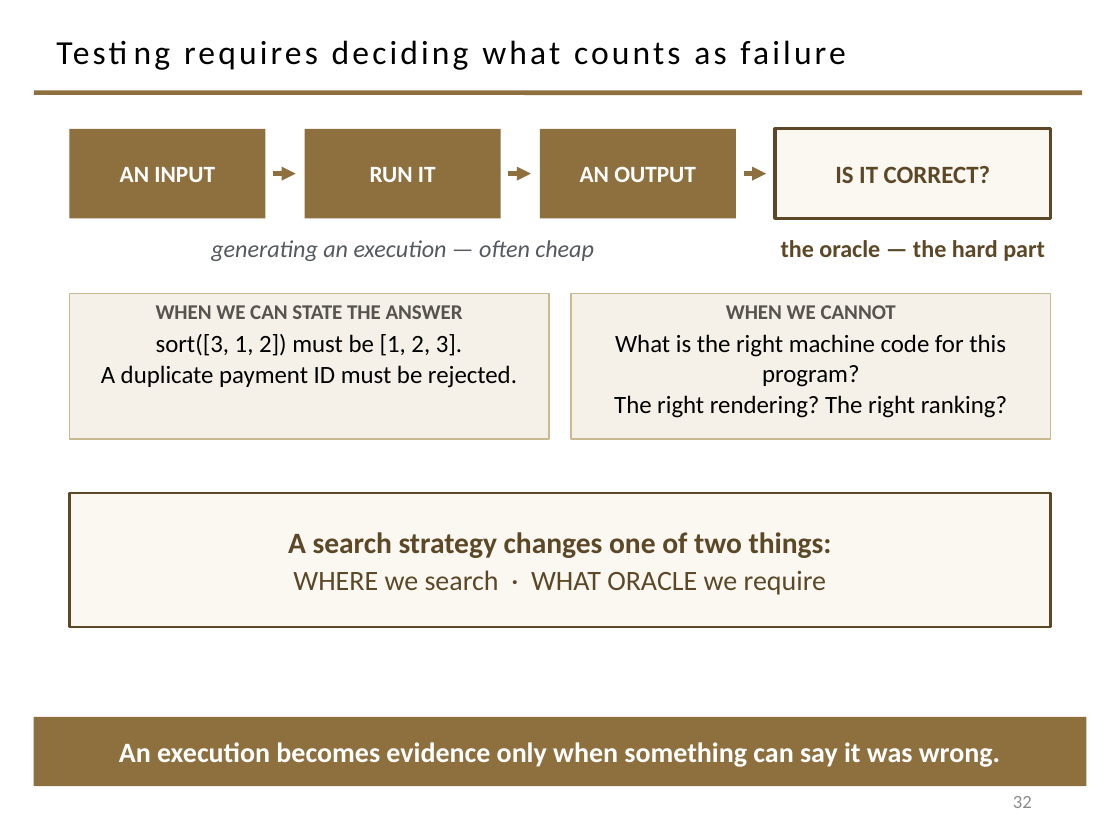
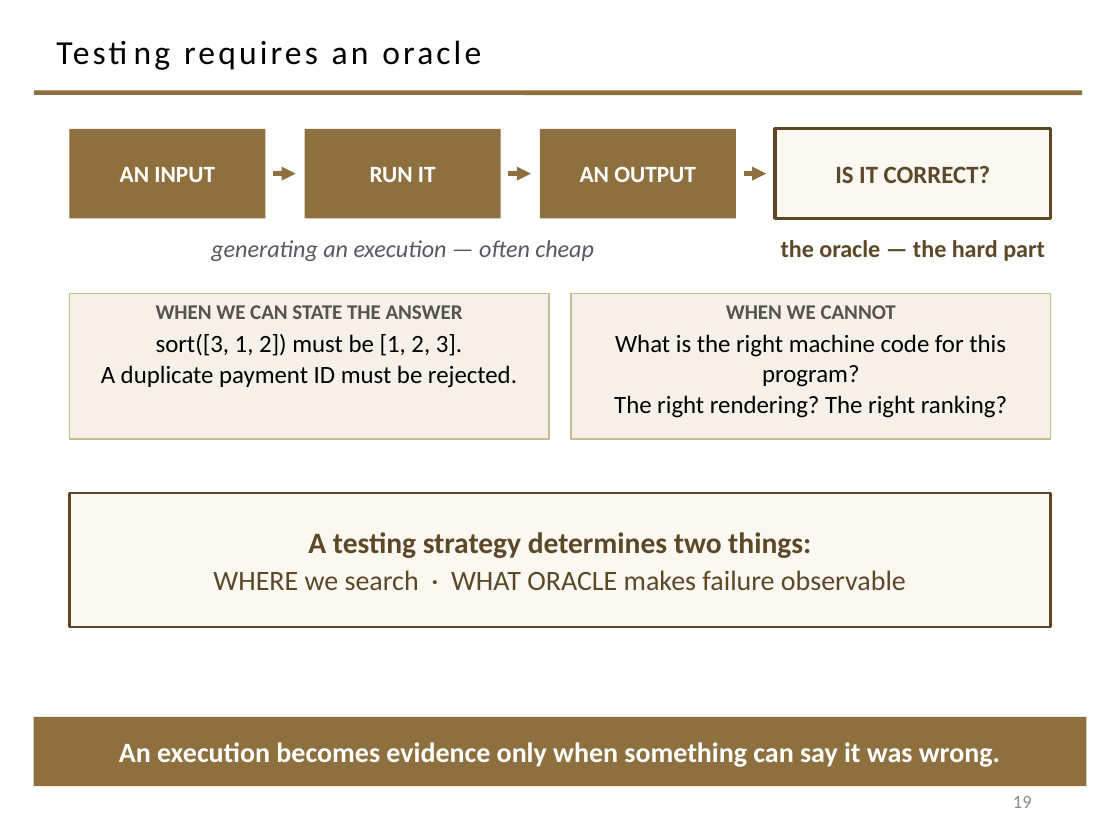
Before and after one commit to davisjam/model-based-agentic-software-engineering, a slide deck: slide 19 of course/lectures/act-1-foundations/08-validation/1-8-Validation.pptx (slide 32 before the commit). Drawn at 1120x840 pixels with LibreOffice and Linux fonts; fonts in the diff are those of the drawing; background and template pictures are left out. Boxes give left, top, right and bottom in pixels: in the first picture for what was removed or moved away, otherwise in the second. Text is boxed around its words. In the diff, an @@ line names an element or a change of style, - is before the commit and + after.

```diff
--- a/course/lectures/act-1-foundations/08-validation/1-8-Validation.pptx
+++ b/course/lectures/act-1-foundations/08-validation/1-8-Validation.pptx
@@ title at [184, 40, 481, 70]: text changed @@
-Testing requires deciding what counts as failure
+Testing requires an oracle
@@ text in rectangle at [213, 532, 906, 590]: text changed; size 19 to 18 pt; bold off @@
-A search strategy changes one of two things:
-WHERE we search · WHAT ORACLE we require
+A testing strategy determines two things:
+WHERE we search · WHAT ORACLE makes failure observable
@@ page number at [1013, 796, 1032, 808]: text changed @@
-32
+19
```
Also in this commit, not shown: 21 other slides changed, 4 slides added, 30 slides removed.
